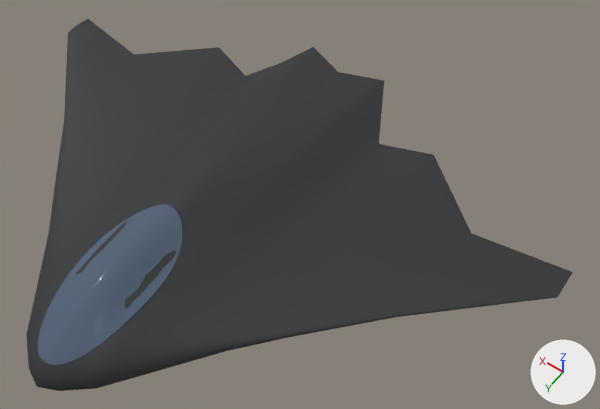
A saved change to the glTF model Game/Module/assets/Modeles/Raie/Raie-loin.glb.
The view is the same before and after, from a 50 mm lens placed at (-10.67, 6.68, 19.02), pointed at (-2.16, -5.24, 0.29). The axes (+X, +Y, +Z) are drawn at lower right. The lights are the same throughout. The older version comes first.

The scene before the commit, as lines of its bpy script (objects in view):
```python
mat_verre_002 = principled_material('Verre.002')
mat_verre_002.base_color = (0.08, 0.12, 0.18)  # dark blue #506176
mat_verre_002.roughness = 0.08
me_raieloinm = bpy.data.meshes.new('RaieLoinM')
me_raieloinm.from_pydata(...)  # 2713 vertices, 5348 faces; spans x -9.4..9.4, y -11.0..3.0, z -0.6..1.6
# faces by material slot: [3692, 1656]
me_raieloinm.materials.append(mat_coqueunie)  # dark grey #343538
me_raieloinm.materials.append(mat_verre_002)  # dark blue #506176
ob_raieloinm = bpy.data.objects.new('RaieLoinM', me_raieloinm)
ob_raieloinm.location = (0.0, 0.0, 0.0)
```
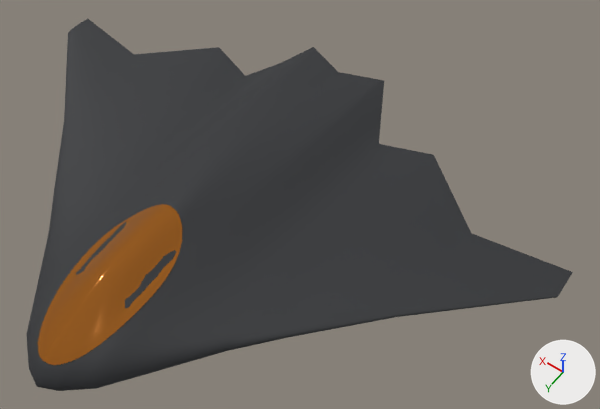
Boxes [x1, y1, x2, y2] around the edits, measured in the pictures (600 x 409 px):
'RaieLoinM', recoloured, surface changed (dark blue to brown)
    both: [35, 201, 185, 368]

The edits, one by one:
Material 'Verre.002' (mat_verre_002) changes colour from dark blue #506176 to brown #aa6519; in linear values from (0.08, 0.12, 0.18) to (0.4, 0.13, 0.01).
In material 'Verre.002' (mat_verre_002), metallic goes from 0.0 to 0.5.
